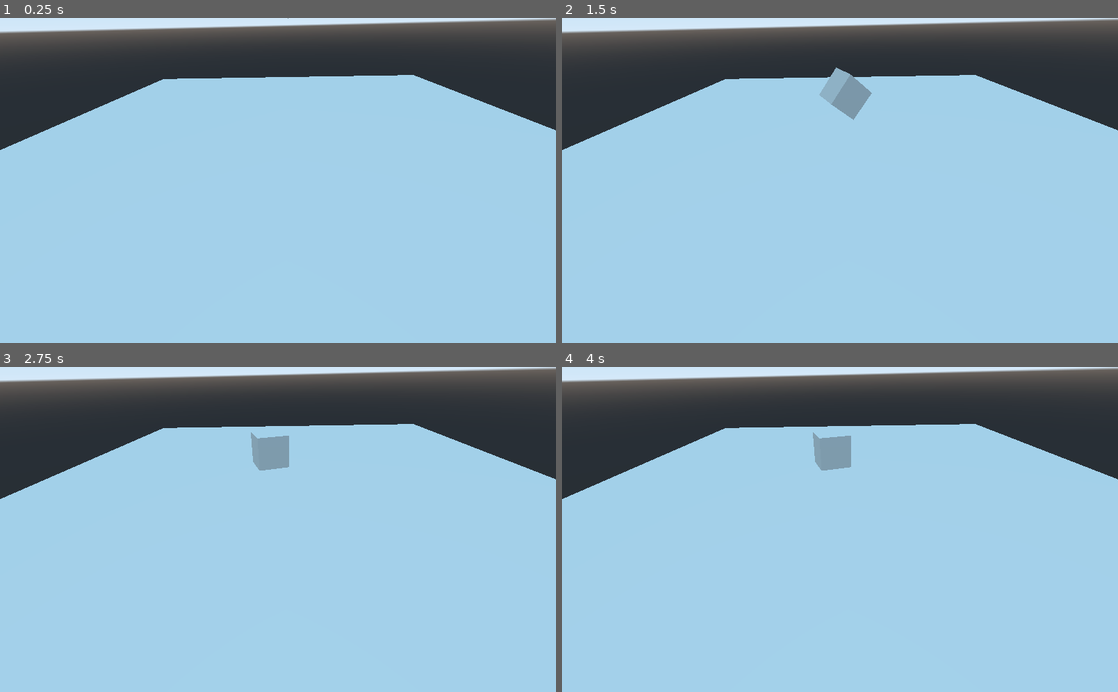
Above: before the commit, frames 1-4 (two rows, left to right).
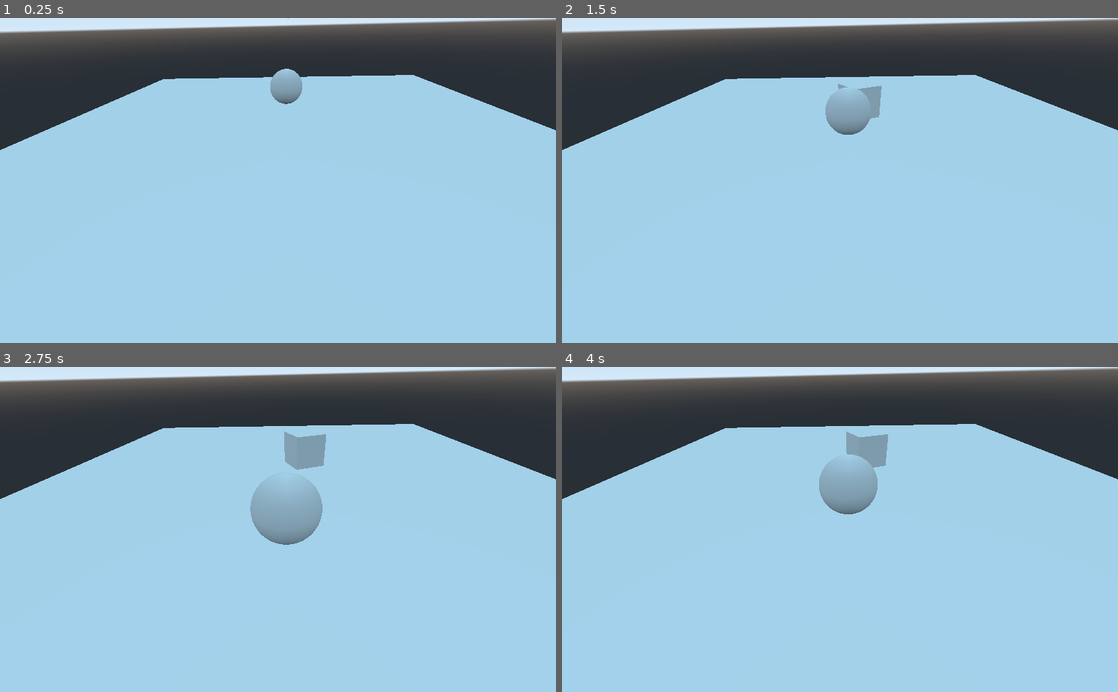
Above: after the commit, the same moments.

Repository: pschassberger/Deep
Game: Godot game, scene res://Level.tscn
The game is run twice, just before and just after one commit, with the same random seed, the same clock (stepped at 60 frames per second) and the same inputs. The project has no main scene, so this scene is started directly.
Inputs (mouse positions are in pixels of both pictures, inside the frame that each line leads up to):
- Up to frame 1 (0.25 s): no input
- Up to frame 2 (1.5 s): move the mouse to (962, 164) at 0.52 s; hold Right (ui_right) 0.53-1.25 s; click (962, 164) at 0.67 s; drag from (728, 196) to (812, 245) at 1.27 s
- Up to frame 3 (2.75 s): move the mouse to (333, 458) at 2.02 s; hold Right (ui_right) from 2.03 s (still down)
- Up to frame 4 (4 s): release Right (ui_right) at 2.75 s; drag from (812, 594) to (673, 480) at 2.77 s; move the mouse to (1006, 578) at 3.52 s; hold Left (ui_left) from 3.53 s (still down)

The runs differ from the first frame. In frame 1, 0.5% of the frame differs, in the area x 31-72%, y 15-27%; in frame 2, 1.3%; in frame 3, 3.1%, in the area x 31-72%, y 17-55%; in frame 4, 2.4%.

Commit message:
added character movement script

Diff:
--- a/NN/NN-enviorment/Level.tscn
+++ b/NN/NN-enviorment/Level.tscn
@@ -1,4 +1,7 @@
-[gd_scene load_steps=5 format=2]
+[gd_scene load_steps=7 format=2]
+
+[ext_resource path="res://agent.tscn" type="PackedScene" id=1]
+[ext_resource path="res://scripts/agent.gd" type="Script" id=2]
 
 [sub_resource type="BoxShape" id=1]
 
@@ -25,9 +28,8 @@
 [node name="Camera" type="Camera" parent="."]
 transform = Transform( -0.0294284, -0.554772, 0.831482, -0.0196226, 0.832003, 0.554425, -0.999374, 1.86148e-09, -0.0353705, 15.1481, 5.14383, 0 )
 
-[node name="Floor" type="RigidBody" parent="."]
-transform = Transform( 1, 0, 0, 0, 1, 0, 0, 0, 1, 0, -1, 0 )
-mode = 1
+[node name="Floor" type="StaticBody" parent="."]
+transform = Transform( 1, 0, 0, 0, 1, 0, 0, 0, 1, -0.0229344, -1, 0 )
 
 [node name="CollisionShape" type="CollisionShape" parent="Floor"]
 shape = SubResource( 3 )
@@ -35,3 +37,7 @@
 [node name="MeshInstance" type="MeshInstance" parent="Floor"]
 mesh = SubResource( 4 )
 material/0 = null
+
+[node name="agent" parent="." instance=ExtResource( 1 )]
+transform = Transform( 1, 0, 0, 0, 1, 0, 0, 0, 1, 0, 2, 0 )
+script = ExtResource( 2 )
--- /dev/null
+++ b/NN/NN-enviorment/agent.tscn
@@ -0,0 +1,14 @@
+[gd_scene load_steps=3 format=2]
+
+[sub_resource type="BoxShape" id=1]
+
+[sub_resource type="SphereMesh" id=2]
+
+[node name="agent" type="KinematicBody"]
+
+[node name="CollisionShape" type="CollisionShape" parent="."]
+shape = SubResource( 1 )
+
+[node name="MeshInstance" type="MeshInstance" parent="."]
+mesh = SubResource( 2 )
+material/0 = null
--- /dev/null
+++ b/NN/NN-enviorment/scripts/agent.gd
@@ -0,0 +1,32 @@
+extends KinematicBody
+
+var player = "Archie"
+
+# set speed
+var velocity = Vector3(0,0,0)
+var SPEED = 6
+
+func _ready():
+	print(player)
+
+# main loop for game
+func _physics_process(delta):
+	# set movements
+	if Input.is_action_pressed("ui_right") and Input.is_action_pressed("ui_left"):
+		velocity.x = 0
+	elif Input.is_action_pressed("ui_right"):
+		velocity.x = SPEED
+	elif Input.is_action_pressed("ui_left"):
+		velocity.x = -SPEED
+	else:
+		velocity.x = lerp(velocity.x, 0, 0.1)
+
+	if Input.is_action_pressed("ui_up") and Input.is_action_pressed("ui_down"):
+		velocity.z = 0
+	elif Input.is_action_pressed("ui_up"):
+		velocity.z = -SPEED
+	elif Input.is_action_pressed("ui_down"):
+		velocity.z = SPEED
+	else:
+		velocity.z = lerp(velocity.z, 0, 0.1)
+	move_and_slide(velocity)
